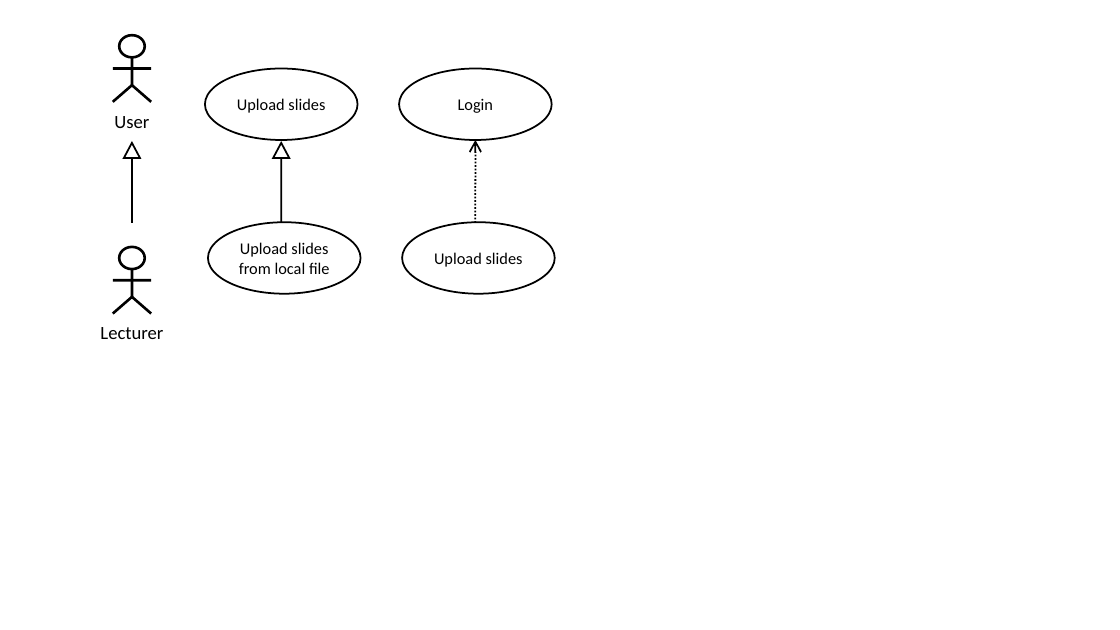
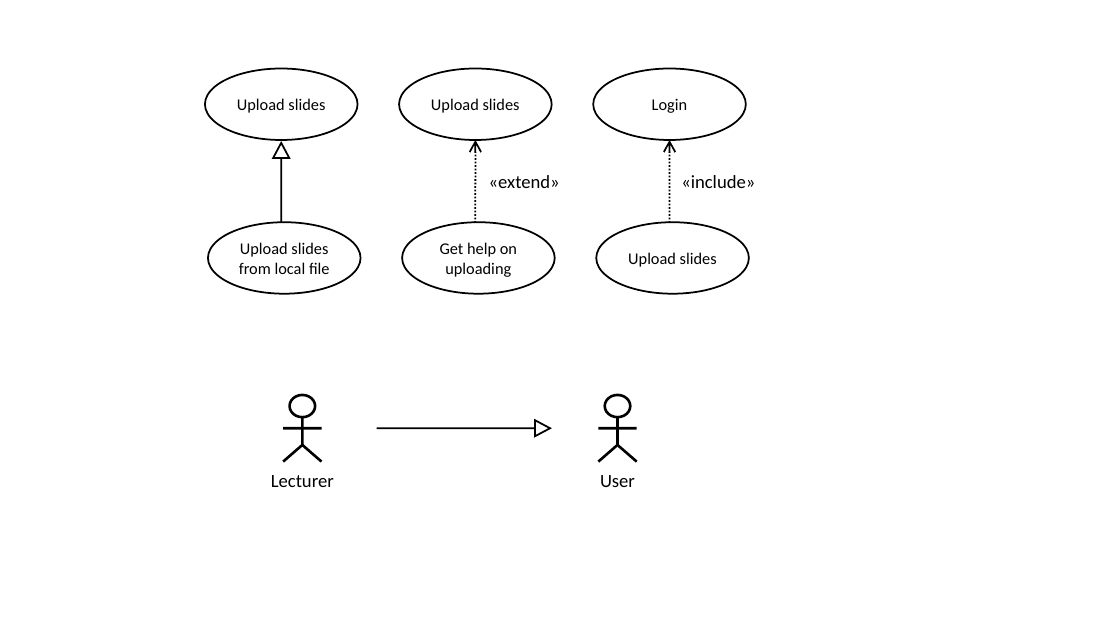
Before and after one commit to tpetricek/teaching, a slide deck: slide 2 of software-engineering/slides/uml.pptx. Drawn at 1120x630 pixels with LibreOffice and Linux fonts; fonts in the diff are those of the drawing. Boxes give left, top, right and bottom in pixels: in the first picture for what was removed or moved away, otherwise in the second. Text is boxed around its words. In the diff, an @@ line names an element or a change of style, - is before the commit and + after.

Commit message:
Add includes and extends to UML use case

```diff
--- a/software-engineering/slides/uml.pptx
+++ b/software-engineering/slides/uml.pptx
@@ ellipse added at box(593, 69, 746, 140), outline #000000 1.5 pt, 14 pt, text #000000 @@
+Login
@@ text in ellipse at box(431, 98, 520, 113): text changed @@
-Login
+Upload slides
@@ arrow added from (670, 223) to (670, 140), #000000 1.5 pt dashed @@
@@ text added at box(489, 175, 560, 188), 16 pt, text #000000 @@
+«extend»
@@ text added at box(681, 175, 755, 188), 16 pt, text #000000 @@
+«include»
@@ ellipse added at box(597, 223, 749, 294), outline #000000 1.5 pt, 14 pt, text #000000 @@
+Upload slides
@@ text in ellipse at box(440, 242, 517, 277): text changed @@
-Upload slides
+Get help on uploading
@@ 4 lines, 1 text, 1 ellipse: place and size @@
-4 lines, 1 text, 1 ellipse at box(100, 247, 163, 339)
+4 lines, 1 text, 1 ellipse at box(271, 395, 334, 487)
@@ line moved from (132, 223) - (132, 150) to (376, 429) - (538, 429) @@
@@ triangle at box(535, 421, 550, 436): rotation 0 to 90 degrees @@
@@ 4 lines, 1 text, 1 ellipse: place and size @@
-4 lines, 1 text, 1 ellipse at box(113, 35, 151, 128)
+4 lines, 1 text, 1 ellipse at box(598, 395, 637, 487)
```
Also in this commit, not shown: 2 other files.
